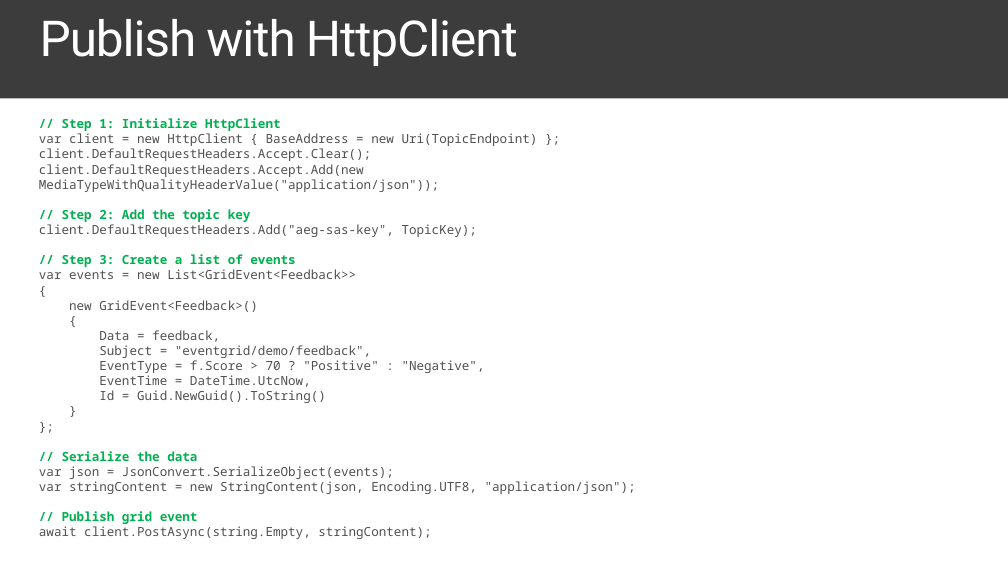
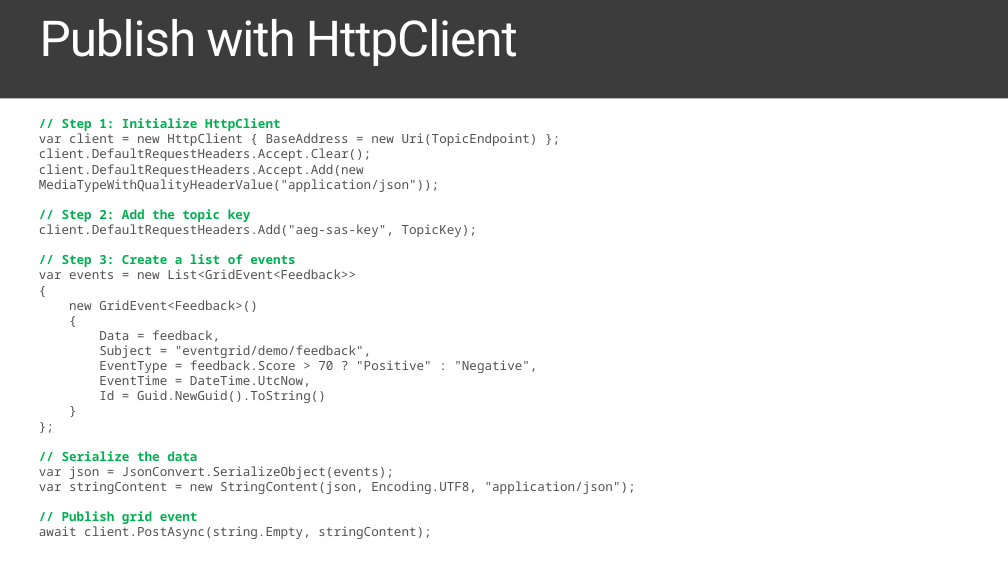
Before and after one commit to dbarkol/socalazure-eventgrid, a slide deck: slide 27 of Presentation/SoCalAzure2018-AzureEventGrid.pptx. Drawn at 1008x567 pixels with LibreOffice and Linux fonts; fonts in the diff are those of the drawing. Boxes give left, top, right and bottom in pixels: in the first picture for what was removed or moved away, otherwise in the second. Text is boxed around its words. In the diff, an @@ line names an element or a change of style, - is before the commit and + after.

```diff
--- a/Presentation/SoCalAzure2018-AzureEventGrid.pptx
+++ b/Presentation/SoCalAzure2018-AzureEventGrid.pptx
@@ text at bbox=[99, 360, 537, 373]: text changed @@
-EventType = f.Score > 70 ? "Positive" : "Negative",
+EventType = feedback.Score > 70 ? "Positive" : "Negative",
```
Also in this commit, not shown: 2 other slides changed.
